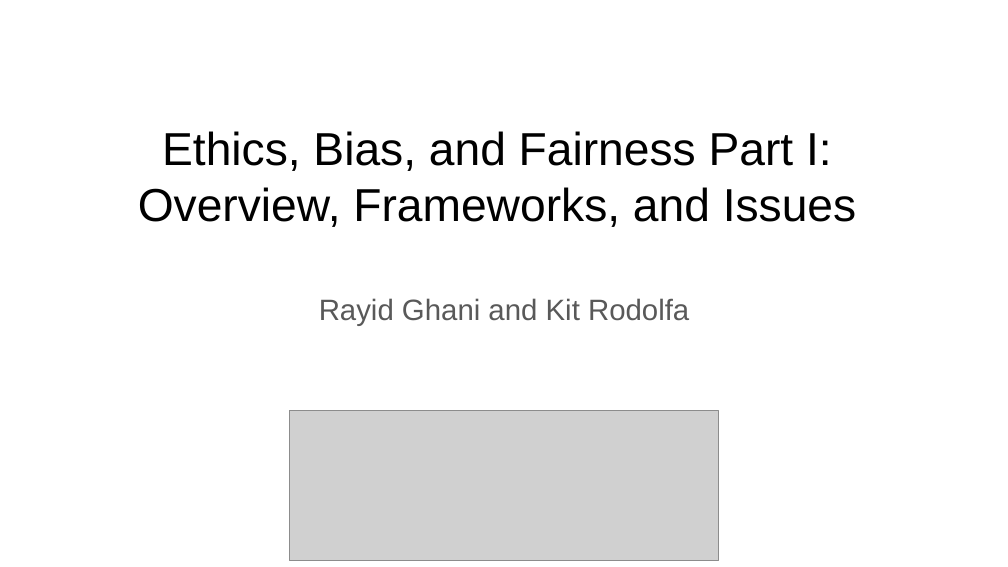
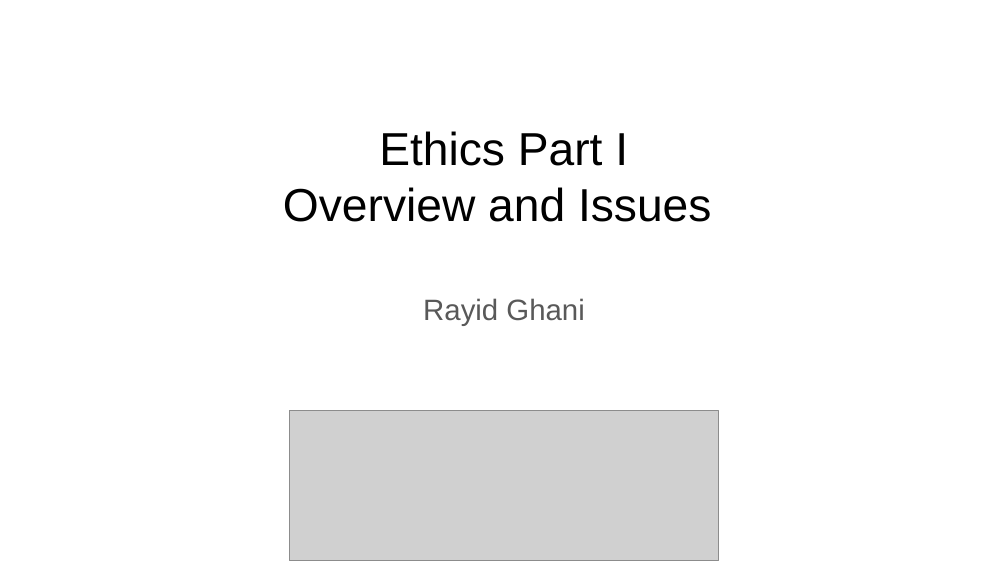
Before and after one commit to dssg/mlforpublicpolicylab, a slide deck: slide 1 of Lectures/17b-EthicsOverview.pptx. Drawn at 1008x567 pixels with LibreOffice and Linux fonts; fonts in the diff are those of the drawing; grey boxes stand for pictures. Boxes give left, top, right and bottom in pixels: in the first picture for what was removed or moved away, otherwise in the second. Text is boxed around its words. In the diff, an @@ line names an element or a change of style, - is before the commit and + after.

Commit message:
updated

```diff
--- a/Lectures/17b-EthicsOverview.pptx
+++ b/Lectures/17b-EthicsOverview.pptx
@@ text at [283, 131, 711, 222]: text changed @@
-Ethics, Bias, and Fairness Part I:
-Overview, Frameworks, and Issues
+Ethics Part I
+Overview and Issues
@@ text at [423, 298, 584, 326]: text changed @@
-Rayid Ghani and Kit Rodolfa
+Rayid Ghani
```
Also in this commit, not shown: 1 other slide changed.
